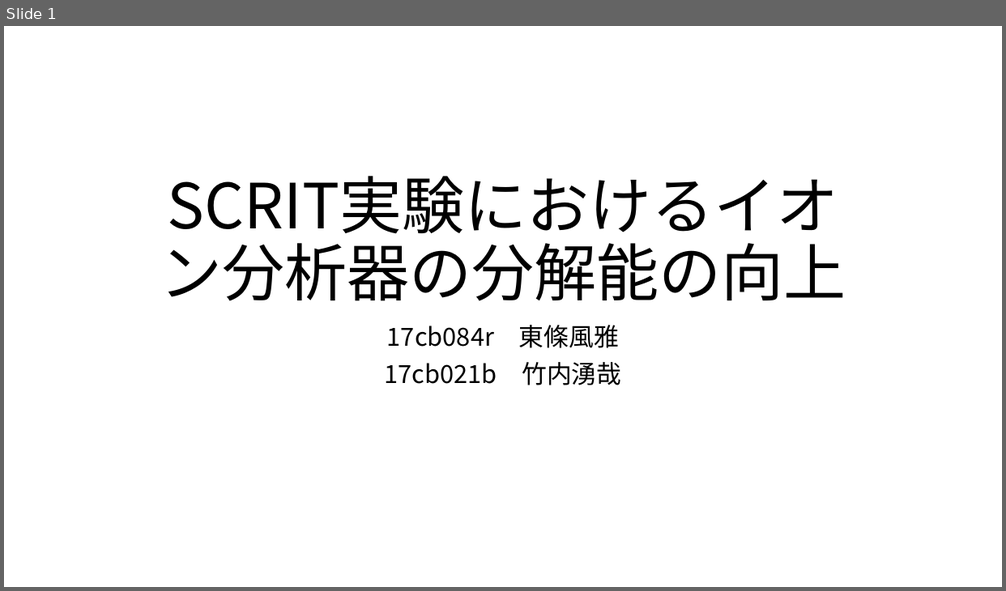
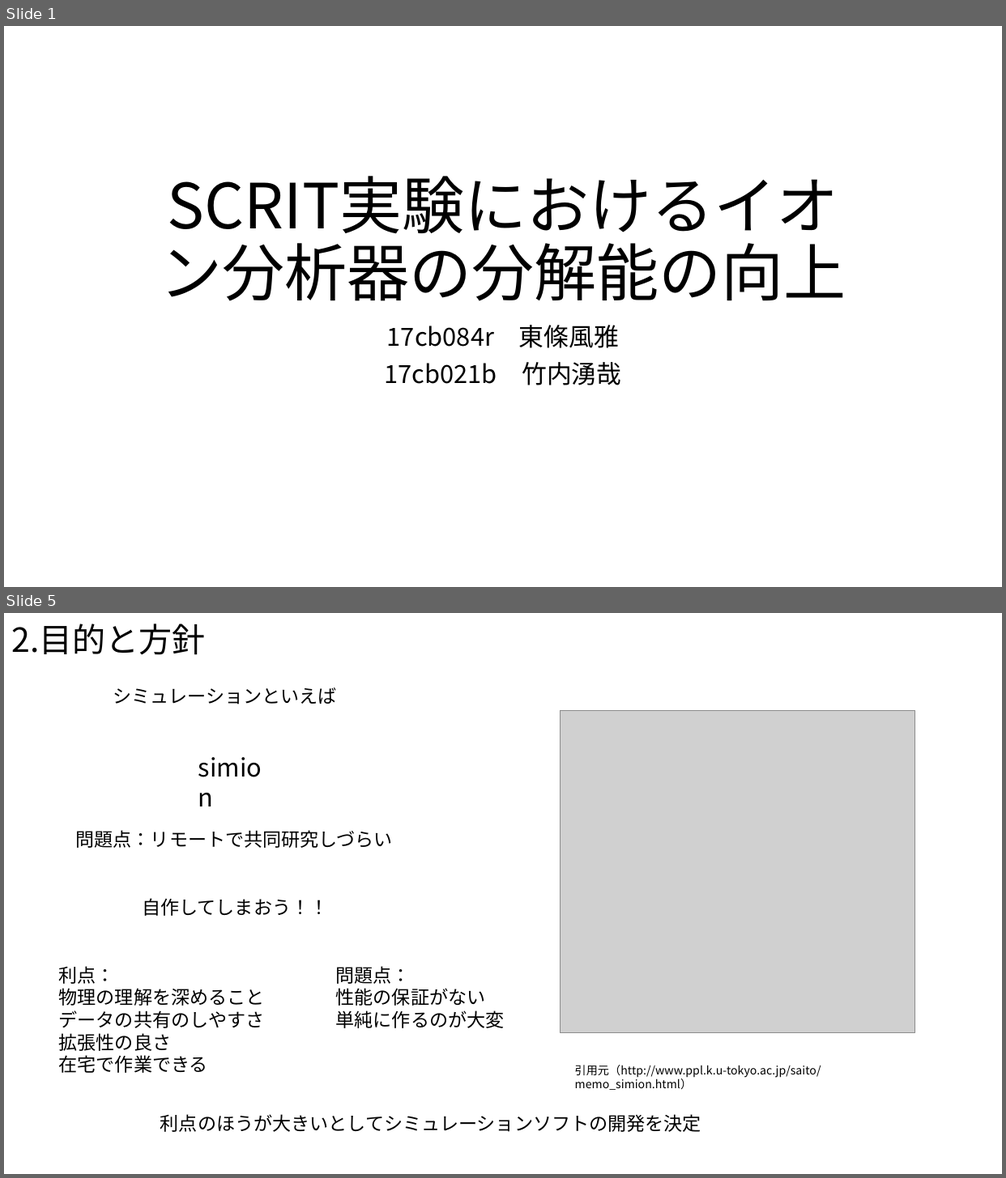
Before and after one commit to Takeuchi-yuya/Ksimulation, a slide deck: docs/中間発表.pptx. Shown one above the other, each under a label of ours: slide 1 before the commit, slides 1 and 5 after it; the slides between them are not shown. The pictures are 1006x591 and 1006x1178 pixels, drawn with LibreOffice and Linux fonts; fonts in the diff are those of the drawing; grey boxes stand for pictures. Boxes give left, top, right and bottom in pixels: in the first picture for what was removed or moved away, otherwise in the second. Text is boxed around its words. In the diff, an @@ line names an element or a change of style, - is before the commit and + after.

```diff
--- a/docs/中間発表.pptx
+++ b/docs/中間発表.pptx
@@ slide 5 added at (x1=4, y1=613, x2=1002, y2=1174), background #FFFFFF @@
@@ title added at (x1=11, y1=624, x2=206, y2=655), 32 pt, text #000000 @@
+2.目的と方針
@@ text added at (x1=113, y1=688, x2=336, y2=705), 18 pt, text #000000 @@
+シミュレーションといえば
@@ picture added at (x1=560, y1=711, x2=916, y2=1033) @@
@@ text added at (x1=191, y1=748, x2=283, y2=786), 24 pt, text #000000 @@
+simion
@@ text added at (x1=76, y1=830, x2=393, y2=848), 18 pt, text #000000 @@
+問題点：リモートで共同研究しづらい
@@ text added at (x1=142, y1=898, x2=328, y2=916), 18 pt, text #000000 @@
+自作してしまおう！！
@@ text added at (x1=59, y1=966, x2=265, y2=1073), 18 pt, text #000000 @@
+利点：
+物理の理解を深めること
+データの共有のしやすさ
+拡張性の良さ
+在宅で作業できる
@@ text added at (x1=336, y1=966, x2=505, y2=1029), 18 pt, text #000000 @@
+問題点：
+性能の保証がない
+単純に作るのが大変
@@ text added at (x1=575, y1=1065, x2=821, y2=1090), 11 pt, text #000000 @@
+引用元（http://www.ppl.k.u-tokyo.ac.jp/saito/memo_simion.html）
@@ text added at (x1=160, y1=1114, x2=701, y2=1132), 18 pt, text #000000 @@
+利点のほうが大きいとしてシミュレーションソフトの開発を決定
```
Also in this commit, not shown: 6 slides changed, 4 other slides added, 5 slides removed.
